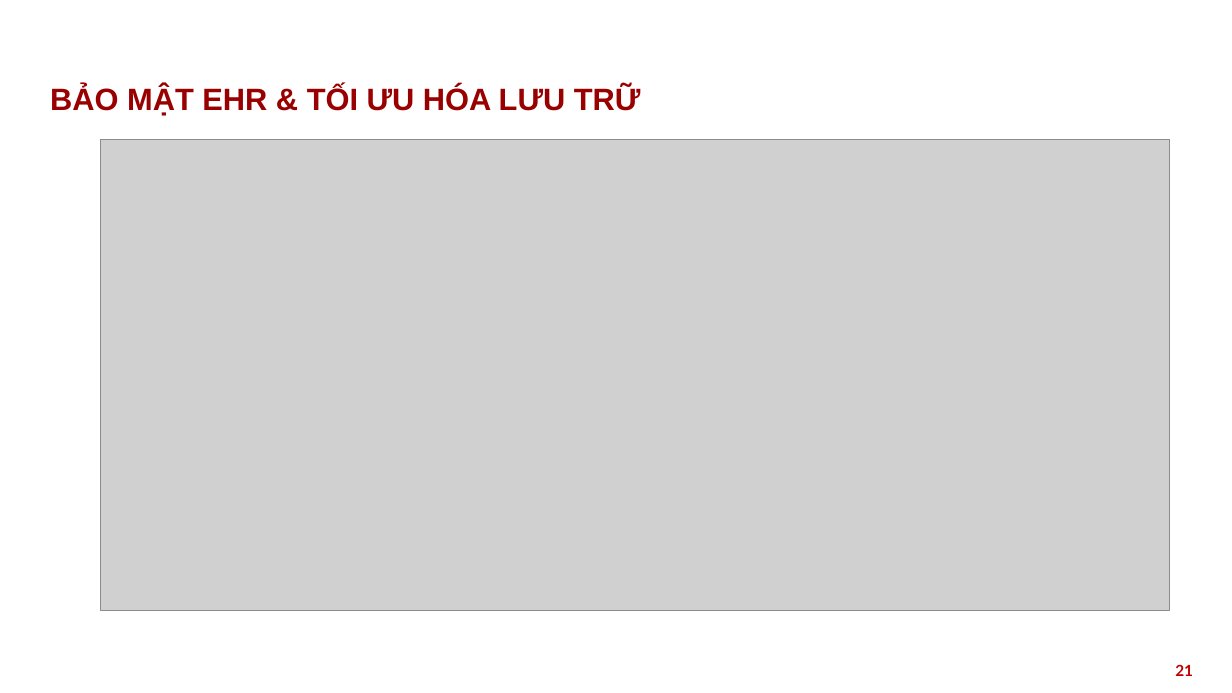
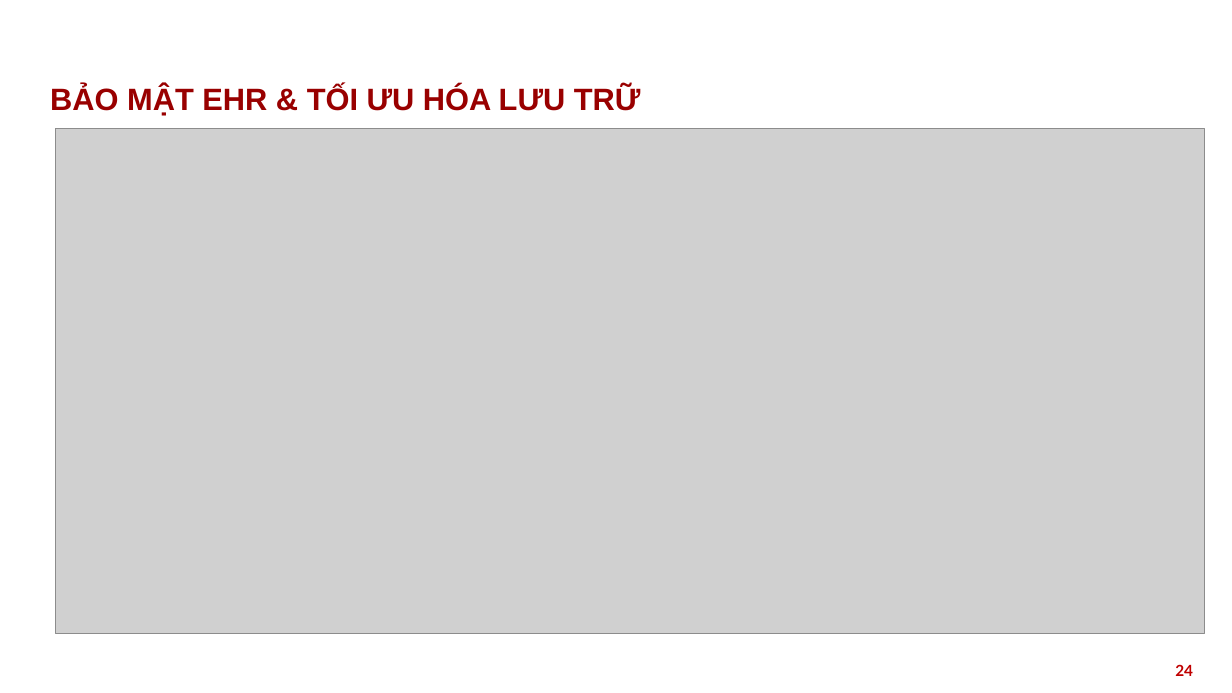
Before and after one commit to nthg0609/doanTN, a slide deck: slide 24 of HUST_PPT_template_2022_RED_16x9_567042.pptx (slide 21 before the commit). Drawn at 1232x693 pixels with LibreOffice and Linux fonts; fonts in the diff are those of the drawing; grey boxes stand for pictures; background and template pictures are left out. Boxes give left, top, right and bottom in pixels: in the first picture for what was removed or moved away, otherwise in the second. Text is boxed around its words. In the diff, an @@ line names an element or a change of style, - is before the commit and + after.

```diff
--- a/HUST_PPT_template_2022_RED_16x9_567042.pptx
+++ b/HUST_PPT_template_2022_RED_16x9_567042.pptx
@@ picture: place and size @@
-picture at [101,140,1170,610]
+picture at [55,128,1204,634]
@@ page number at [1175,664,1193,676]: text changed @@
-21
+24
```
Also in this commit, not shown: 19 other slides changed, 4 slides added, 50 other files.
